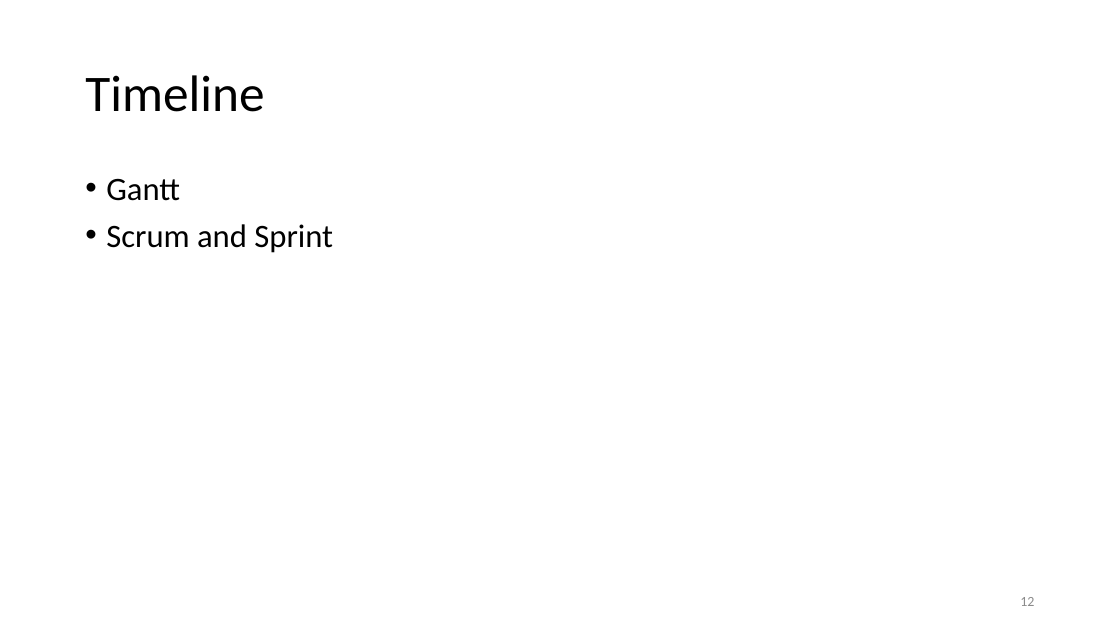
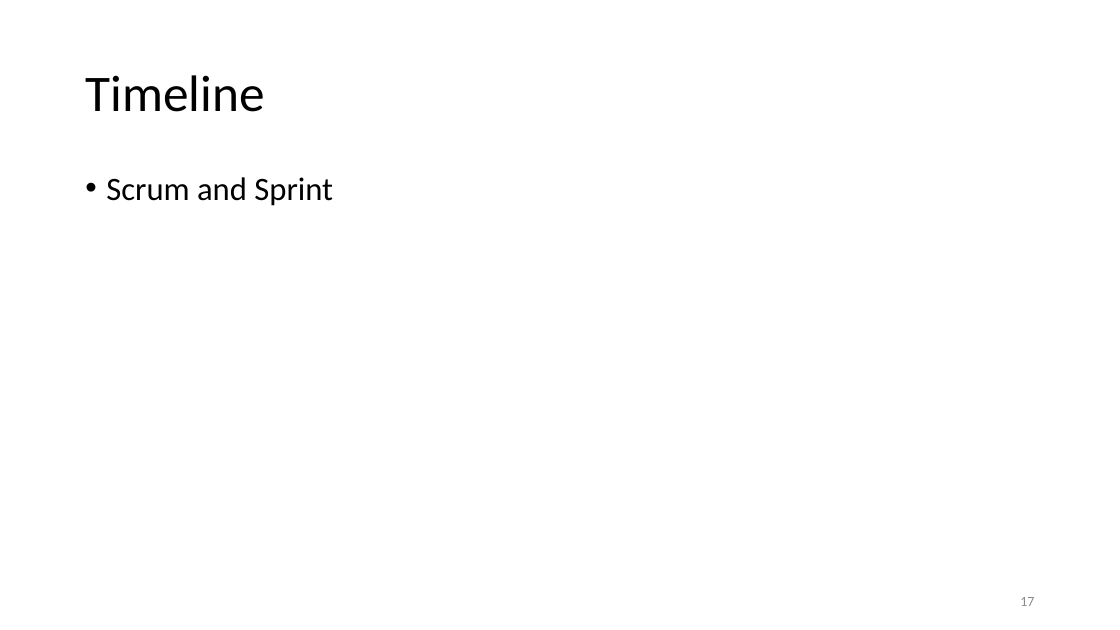
Before and after one commit to unige-pinfo-2019/PInfo1, a slide deck: slide 17 of Docs/UNIbay_DeskPitch.pptx (slide 12 before the commit). Drawn at 1120x630 pixels with LibreOffice and Linux fonts; fonts in the diff are those of the drawing. Boxes give left, top, right and bottom in pixels: in the first picture for what was removed or moved away, otherwise in the second. Text is boxed around its words. In the diff, an @@ line names an element or a change of style, - is before the commit and + after.

```diff
--- a/Docs/UNIbay_DeskPitch.pptx
+++ b/Docs/UNIbay_DeskPitch.pptx
@@ text at <box>106,178,180,201</box>: paragraph removed @@
-• Gantt
@@ page number at <box>1020,597,1034,606</box>: text changed @@
-12
+17
```
Also in this commit, not shown: 9 other slides changed, 7 slides added, 1 slide removed.
